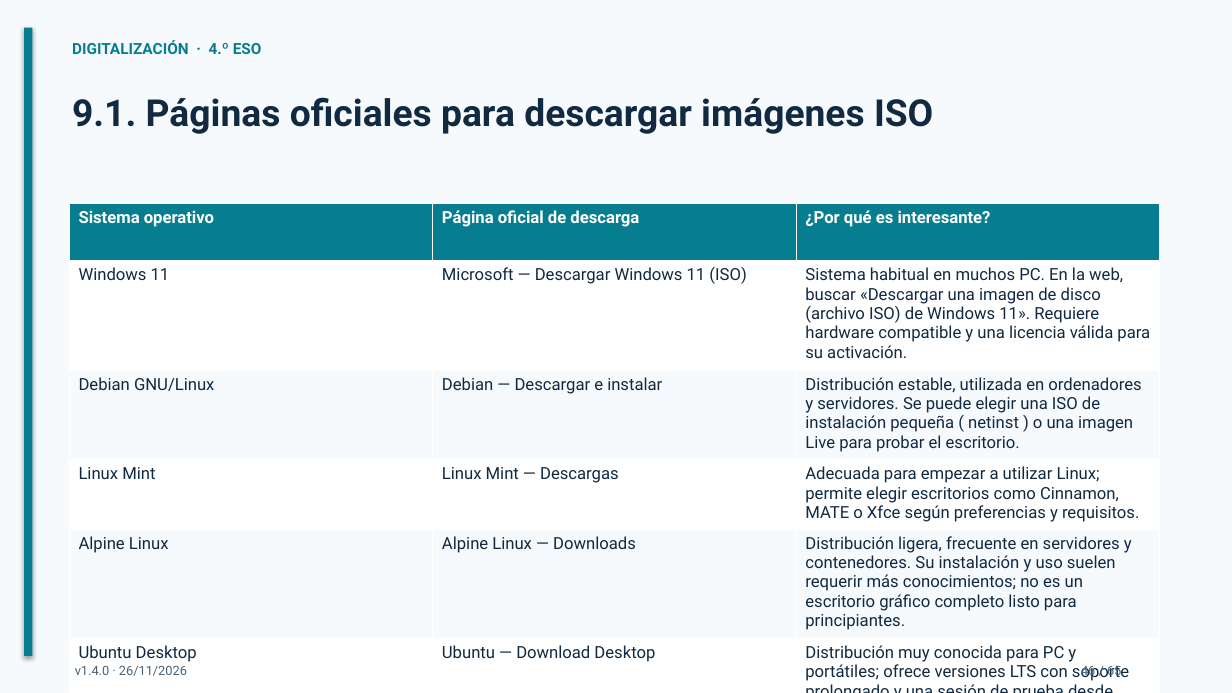
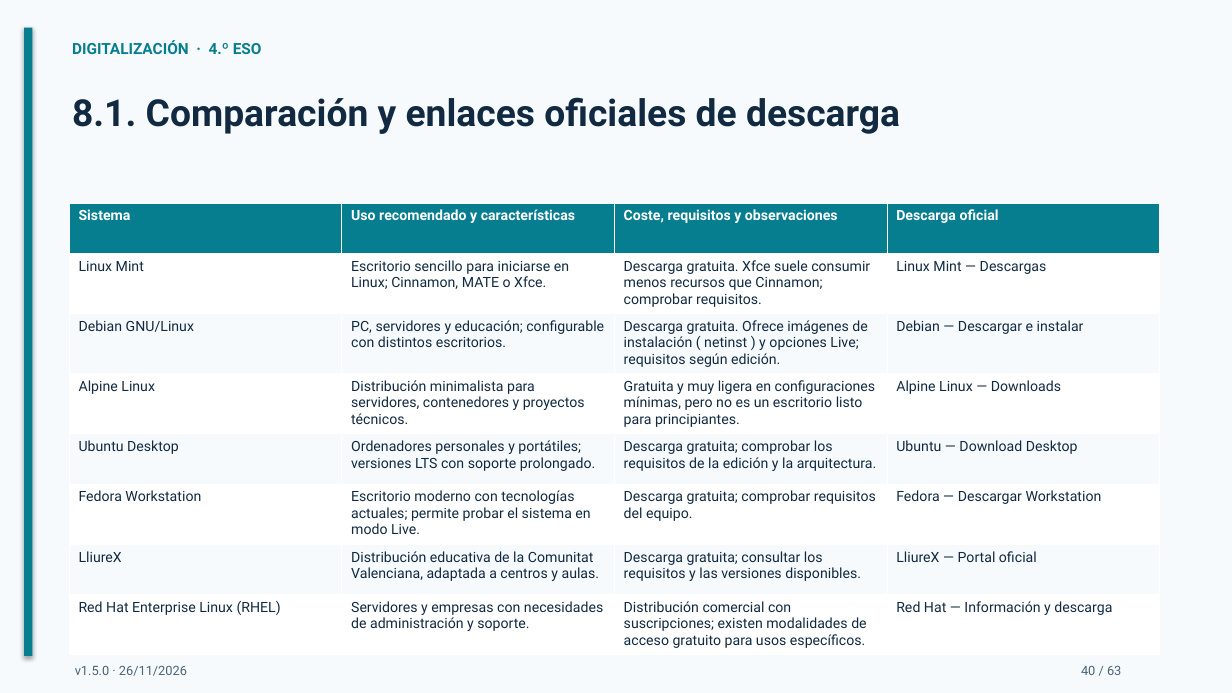
Before and after one commit to bitschips/digitaliza4, a slide deck: slide 40 of temas/tema-02-sistemas-operativos/presentaciones/tema-02-sistemas-operativos.pptx (slide 46 before the commit). Drawn at 1232x693 pixels with LibreOffice and Linux fonts; fonts in the diff are those of the drawing. Boxes give left, top, right and bottom in pixels: in the first picture for what was removed or moved away, otherwise in the second. Text is boxed around its words. In the diff, an @@ line names an element or a change of style, - is before the commit and + after.

```diff
--- a/temas/tema-02-sistemas-operativos/presentaciones/tema-02-sistemas-operativos.pptx
+++ b/temas/tema-02-sistemas-operativos/presentaciones/tema-02-sistemas-operativos.pptx
@@ text at (x1=72, y1=97, x2=900, y2=134): text changed @@
-9.1. Páginas oficiales para descargar imágenes ISO
+8.1. Comparación y enlaces oficiales de descarga
@@ table at (x1=69, y1=203, x2=1160, y2=652) @@
-Sistema operativo | Página oficial de descarga | ¿Por qué es interesante?
-Windows 11 | Microsoft — Descargar Windows 11 (ISO) | Sistema habitual en muchos PC. En la web, buscar «Descargar una imagen de disco (archivo ISO) de Windows 11». Requiere hardware compatible y una licencia válida para su activación.
-Debian GNU/Linux | Debian — Descargar e instalar | Distribución estable, utilizada en ordenadores y servidores. Se puede elegir una ISO de instalación pequeña ( netinst ) o una imagen Live para probar el escritorio.
-Linux Mint | Linux Mint — Descargas | Adecuada para empezar a utilizar Linux; permite elegir escritorios como Cinnamon, MATE o Xfce según preferencias y requisitos.
-Alpine Linux | Alpine Linux — Downloads | Distribución ligera, frecuente en servidores y contenedores. Su instalación y uso suelen requerir más conocimientos; no es un escritorio gráfico completo listo para principiantes.
-Ubuntu Desktop | Ubuntu — Download Desktop | Distribución muy conocida para PC y portátiles; ofrece versiones LTS con soporte prolongado y una sesión de prueba desde USB.
-Fedora Workstation | Fedora — Descargar Workstation | Distribución de escritorio con tecnologías actuales; permite descargar una ISO Live y probarla antes de instalar.
+Sistema | Uso recomendado y características | Coste, requisitos y observaciones | Descarga oficial
+Linux Mint | Escritorio sencillo para iniciarse en Linux; Cinnamon, MATE o Xfce. | Descarga gratuita. Xfce suele consumir menos recursos que Cinnamon; comprobar requisitos. | Linux Mint — Descargas
+Debian GNU/Linux | PC, servidores y educación; configurable con distintos escritorios. | Descarga gratuita. Ofrece imágenes de instalación ( netinst ) y opciones Live; requisitos según edición. | Debian — Descargar e instalar
+Alpine Linux | Distribución minimalista para servidores, contenedores y proyectos técnicos. | Gratuita y muy ligera en configuraciones mínimas, pero no es un escritorio listo para principiantes. | Alpine Linux — Downloads
+Ubuntu Desktop | Ordenadores personales y portátiles; versiones LTS con soporte prolongado. | Descarga gratuita; comprobar los requisitos de la edición y la arquitectura. | Ubuntu — Download Desktop
+Fedora Workstation | Escritorio moderno con tecnologías actuales; permite probar el sistema en modo Live. | Descarga gratuita; comprobar requisitos del equipo. | Fedora — Descargar Workstation
+LliureX | Distribución educativa de la Comunitat Valenciana, adaptada a centros y aulas. | Descarga gratuita; consultar los requisitos y las versiones disponibles. | LliureX — Portal oficial
+Red Hat Enterprise Linux (RHEL) | Servidores y empresas con necesidades de administración y soporte. | Distribución comercial con suscripciones; existen modalidades de acceso gratuito para usos específicos. | Red Hat — Información y descarga
@@ text at (x1=75, y1=666, x2=187, y2=676): text changed @@
-v1.4.0 · 26/11/2026
+v1.5.0 · 26/11/2026
@@ text at (x1=1081, y1=666, x2=1121, y2=675): text changed @@
-46 / 65
+40 / 63
```
Also in this commit, not shown: 62 other slides changed, 2 slides removed, 2 other files.
